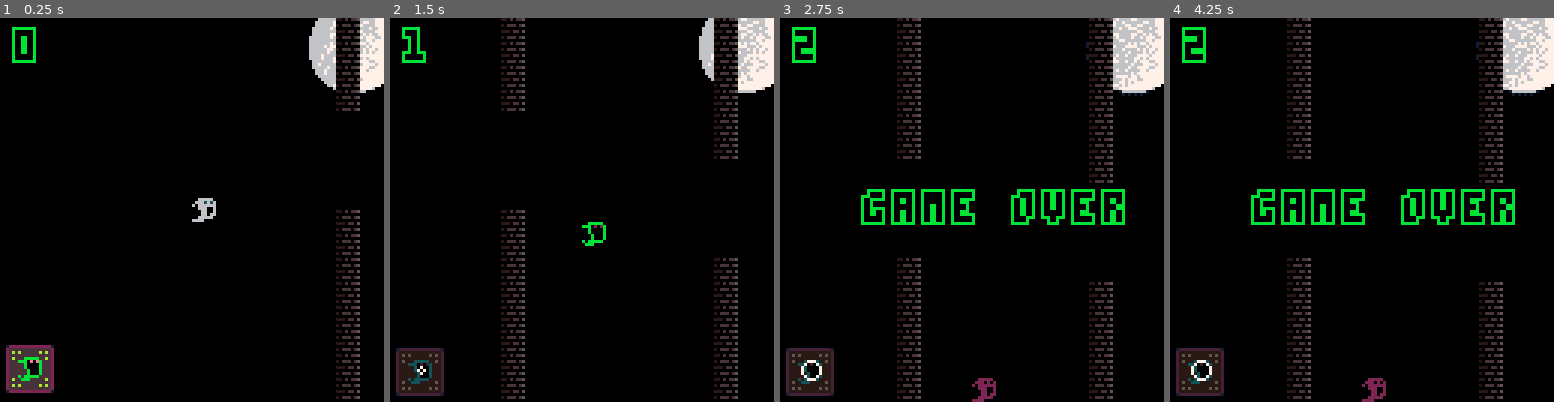
Above: before the commit, frames 1-4 (left to right).
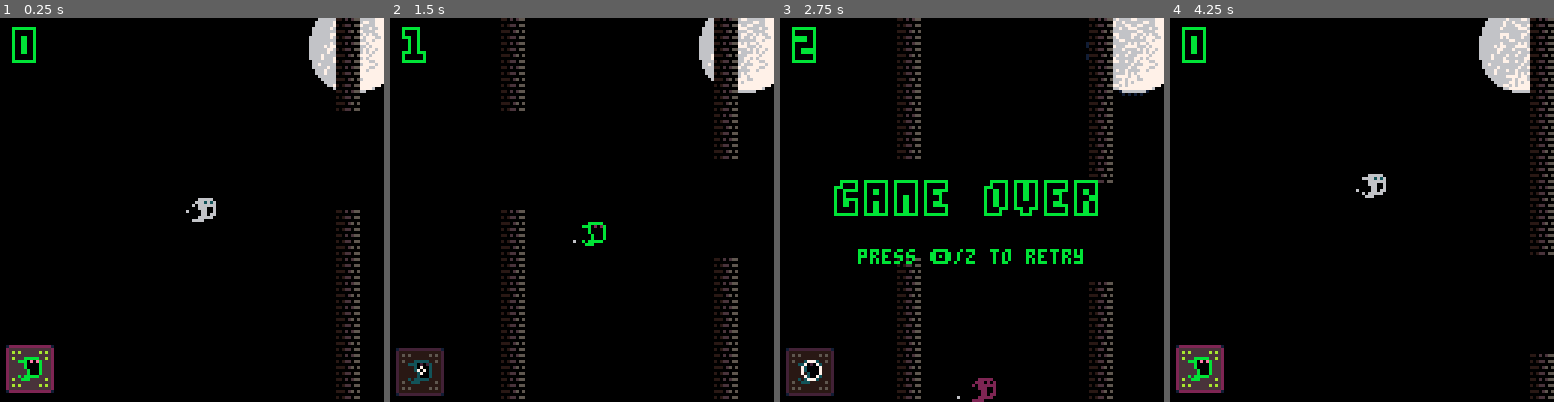
Above: after the commit, the same moments.

Repository: wordsamoment/pico-8
Game: PICO-8 cartridge carts/wordsamoment/flappy-ghost/flappy-ghost.p8
The game is run twice, just before and just after one commit, with the same random seed, the same clock (stepped at 60 frames per second) and the same inputs.
Inputs:
- Up to frame 1 (0.25 s): no input
- Up to frame 2 (1.5 s): tap X (X key) at 0.33, 1.07 s; tap O (Z key) at 0.7 s
- Up to frame 3 (2.75 s): hold Right 1.6-2.1 s; tap O (Z key) at 1.7, 2.1, 2.5 s; tap X (X key) at 1.85 s; hold Up 2.15-2.42 s; hold Right from 2.47 s (still down)
- Up to frame 4 (4.25 s): tap O (Z key) every 0.4 s from 2.9 to 4.1 s; tap X (X key) at 2.97, 4.08 s; release Right at 3.03 s; hold Left 3.08-3.58 s; hold Down 3.63-3.97 s; hold Right from 4.02 s (still down)

The runs differ from the first frame. In frame 1, 0.5% of the frame differs, in the area x 48-97%, y 0-100%; in frame 2, 0.9%; in frame 3, 5.8%; in frame 4, 11%, in the area x 1-100%, y 0-100%.

Commit message:
Further file and function organization. Added modes.

Diff:
--- a/carts/wordsamoment/flappy-ghost/environment/world.lua
+++ b/carts/wordsamoment/flappy-ghost/environment/world.lua
@@ -1,22 +1,11 @@
-function createWorld()
-	WORLD = {
-		edge_left = 0,
-		edge_right = 127,
-		ceiling = 0,
-		floor = 127
-	}
-
-	MOON = {
-		outer_shadow = { center_x = 117, center_y = 10, radius = 16, start_radius = 16, end_radius = 22, duration = 8, elapsed_time = 0 },
-		inner_shadow = { center_x = 117, center_y = 10, radius = 15, start_radius = 18, end_radius = 20, duration = 9, elapsed_time = 0 },
-		crater = { duration = 2 }
-	}
+---- CALCULATIONS -----------------------
+function moonCreate()
 	TIMER.moon_inner_shadow = MOON.inner_shadow.duration
 	TIMER.moon_outer_shadow = MOON.outer_shadow.duration
 	TIMER.moon_crater = MOON.crater.duration
 end
 
-function updateShadowMoon()
+function shadowMoonUpdate()
 	-- Outer shadow
 	MOON.outer_shadow.elapsed_time = TIMER.moon_outer_shadow / (MOON.outer_shadow.duration / 3) % 3
 	if flr(MOON.outer_shadow.elapsed_time) < 1 then
@@ -36,22 +25,23 @@
 	end
 end
 
-function updateCraterMoon()
+function craterMoonUpdate()
 	if TIMER.moon_crater == 0 then
 		local craterX = flr(rnd(18) + 6)
 		local craterY = flr(rnd(20) + 39)
 		-- f(x) = 13 - x // f(7) = 13 - 7 = 6 (Grey) //  f(6) = 13 - 6 = 7 (White) in current color selection. (utilities.lua COLORS)
 		sset(craterX, craterY, 13 - sget(craterX, craterY))
+
 		TIMER.moon_crater = MOON.crater.duration
 	end
 end
 
-function updateEnvironment()
-	updateShadowMoon()
-	updateCraterMoon()
+function environmentUpdate()
+	shadowMoonUpdate()
+	craterMoonUpdate()
 end
-
-function drawMoon()
+---- DRAWING -----------------------
+function moonDraw()
 	if TIMER.moon_inner_shadow == 0 then
 		TIMER.moon_inner_shadow = MOON.inner_shadow.duration
 	end
@@ -75,6 +65,6 @@
 	-- rect(109, 1, 126, 21, COLORS.green)
 end
 
-function drawMainScene()
-	drawMoon()
+function mainSceneDraw()
+	moonDraw()
 end
--- a/carts/wordsamoment/flappy-ghost/flappy-ghost.p8
+++ b/carts/wordsamoment/flappy-ghost/flappy-ghost.p8
@@ -3,13 +3,15 @@
 __lua__
 --flappy ghost
 --by wordsamoment
+#include setup/game.lua
+#include setup/mode.lua
 #include setup/utilities.lua
-#include setup/game.lua
-#include ui/ui.lua
+#include ui/main_menu.lua
 #include score/score.lua
 #include environment/world.lua
 #include ghost/ghost.lua
 #include ghost/particles.lua
+#include ghost/skill.lua
 #include wall/wall.lua
 
 function isGameOver()
@@ -60,50 +62,29 @@
 	fillp()
 end
 
-function gameOverDraw()
-	if GAME.over then
-		PRINT:inCenter("game over", 64, COLORS.green)
-	end
-end
-
 -- GAME START -----------------------
 function _init()
 	-- SETUP
-
-	createGame()
-	createScore()
-	createWorld()
-	createGhost()
-
 	poke(0x5f5c, 255)
 	-- Make btnp not repeat
-	createWall()
+	gameInit()
 end
 
 function _update60()
-	if not GAME.over then
-		calculateDeltaTime()
-		calculateTimers()
-		updateEnvironment()
-		spawnGhostParticles()
-		moveGhostParticles()
-		ghostCalculateBehavior()
-		ghostCalculateAnimation()
-		wallCalculateBehavior()
-		scorePoint()
-		GAME.over = isGameOver()
-	end
+	calculateDeltaTime()
+	if MODE.gameplay then gameplayModeUpd() end
+	if MODE.game_over then gameOverModeUpd() end
 end
 
 function _draw()
 	cls(COLORS.black)
-	drawMainScene()
-	wallDraw()
-	ghostDraw()
-	drawScore()
-	drawSkillIcon()
-	gameOverDraw()
-
+	-- if MODE.main_menu then mainMenuModeDrw() end
+	if MODE.gameplay then gameplayModeDrw() end
+	if MODE.game_over then gameOverModeDrw() end
+
+	-- PRINT:log(MODE.main_menu)
+	-- PRINT:log(MODE.gameplay)
+	-- PRINT:log(MODE.game_over)
 	-- windowFrameDraw()
 	-- ghostDrawHitBox()
 end
@@ -117,14 +98,14 @@
 0006606600066066000666660006666600030003000b000b00030003000b000b00022022000220228cccaaa0808accc82444bbb0e0eb44420000000000000000
 0066666060666660006666606066666000333330b0bbbbb000333330b0bbbbb000222220002222208ccccca0000accc8244444b0000b44420000000000000000
 66660000066600006666000006660000333300000bbb0000333300000bbb000022220000222200008ccccca0000accc8244444b0000b44420000000000000000
-44444444cc04044500000000000000000000000000000000000000000000000000000000000000008cccccca000accc82444444b000b44420000000000000000
-000000000000000000000000000000000000000000000000000000000000000000000000000000008cccccca000accc82444444b000b44420000000000000000
-40444044c044404500000000000000000000000000000000000000000000000000000000000000008cccacaaaaacccc82444b4bbbbb444420000000000000000
-000000000000000000000000000000000000000000000000000000000000000000000000000000008c5ccaaaccccc5c824d44bbb44444d420000000000000000
-44404404ccc0440500000000000000000000000000000000000000000000000000000000000000008cccccccccccccc824444444444444420000000000000000
-000000000000000000000000000000000000000000000000000000000000000000000000000000008c5c5cccccc5c5c824d4d444444d4d420000000000000000
-40444044c044404500000000000000000000000000000000000000000000000000000000000000008cccccccccccccc824444444444444420000000000000000
-00000000000000000000000000000000000000000000000000000000000000000000000000000000f88888888888888ff22222222222222f0000000000000000
+44444444cc04045500000000000000000000000000000000000000000000000000222220000000008cccccca000accc82444444b000b44420000000000000000
+000000000000000000000000000000000000000000000000000000000000000002208082000000008cccccca000accc82444444b000b44420000000000000000
+40444044c0c4405500000000000000000000000000000000000000000000000020200002000000008cccacaaaaacccc82444b4bbbbb444420000000000000000
+000000000000000000000000000000000000000000000000000000000000000000200002000000008c5ccaaaccccc5c824d44bbb44444d420000000000000000
+44404404ccc0450500000000000000000000000000000000000000000000000000020002000000008cccccccccccccc824444444444444420000000000000000
+000000000000000000000000000000000000000000000000000000000000000000020002000000008c5c5cccccc5c5c824d4d444444d4d420000000000000000
+40444044c0c4405500000000000000000000000000000000000000000000000000222220000000008cccccccccccccc824444444444444420000000000000000
+00000000000000000000000000000000000000000000000000000000000000002222000000000000f88888888888888ff22222222222222f0000000000000000
 00000000000000000000000000000000000000000000000000000000000000000000000000000000000000000000000000000000000000000000000000000000
 00000000000000000000000000000000000000000000000000000000000000000000000000000000000000000000000000000000000000000000000000000000
 00000000000000000000000000000000000000000000000000000000000000000000000000000000000000000000000000000000000000000000000000000000
--- a/carts/wordsamoment/flappy-ghost/ghost/ghost.lua
+++ b/carts/wordsamoment/flappy-ghost/ghost/ghost.lua
@@ -1,21 +1,4 @@
----- INIT -----------------------
-function createGhost()
-	GHOST = {
-		x = 64,
-		y = 50,
-		size = 8,
-		vertical_speed = 0,
-		jump_speed = GAME.speed * 90,
-		current_sprite = 0,
-		next_sprite_set_step = 2,
-		sprite_choice = 0,
-		jumping = false,
-		invisible = false
-	}
-end
-
 ---- CALCULATIONS -----------------------
-
 -- https://nerdyteachers.com/PICO-8/Collision/101
 function ghostWorldBoundaryCollision()
 	-- middle number between ceiling, ghost's y and floor (minus the ghost's srite height )
@@ -63,25 +46,6 @@
 	end
 end
 
-function ghostInvisibleSkill()
-	if TIMER.ghost_invisible_cooldown == 0 then
-		if btnp(4) then
-			sfx(2)
-			TIMER.ghost_invisible = 2
-			GHOST.invisible = true
-			TIMER.ghost_invisible_cooldown = 5
-		end
-	end
-end
-
-function ghostCalculateBehavior()
-	ghostJump()
-	ghostInvisibleSkill()
-	ghostFalling()
-	ghostWorldBoundaryCollision()
-end
-
----- DRAWING -----------------------
 -- Doesn't draw, calculates sprite to be drawn by ghostDraw()
 function ghostCalculateAnimation()
 	-- Ghost Spritesheet reference:
@@ -122,17 +86,24 @@
 	-- Summing sprite_choice (0 or 1) and sprite_offset(2,4,6)
 	-- The duration of each sprite before flipping is "TIMER.time_between_sprites" long
 	GHOST.current_sprite = GHOST.sprite_choice + sprite_offset
+	-- COnsider using sset for the eyes, not multiple sprites.
 end
 
+function ghostCalculateBehavior()
+	ghostJump()
+	ghostInvisibleSkillUpdate()
+	ghostFalling()
+	ghostWorldBoundaryCollision()
+end
+
+---- DRAWING -----------------------
 function ghostDeath()
 	sfx(1)
 	GHOST.current_sprite = 8
 end
 
 function ghostDraw()
-	-- if not GAME.over then
-	drawGhostParticles()
-	-- end
+	ghostParticlesDraw()
 	spr(GHOST.current_sprite, flr(GHOST.x + 0.5), flr(GHOST.y + 0.5))
 end
 
--- a/carts/wordsamoment/flappy-ghost/ghost/particles.lua
+++ b/carts/wordsamoment/flappy-ghost/ghost/particles.lua
@@ -1,14 +1,13 @@
 ---- GHOST PARTICLE CALCULATIONS -----------------------
-TIMER.ghost_particle_spawn_time = 0.75
 
-function spawnGhostParticles()
+function ghostParticlesSpawn()
 	if TIMER.ghost_particle_spawn_time == 0 then
 		add(GHOST_PARTICLES, { x = GHOST.x + 1 - rnd(2), y = GHOST.y + 6 + rnd(2), speed = 0.1, life = 40 })
 		TIMER.ghost_particle_spawn_time = 1
 	end
 end
 
-function moveGhostParticles()
+function ghostParticlesMove()
 	for particle in all(GHOST_PARTICLES) do
 		particle.x -= particle.speed
 		particle.y = GHOST.y + 6 + flr(((time() / 0.5) % 2))
@@ -22,7 +21,8 @@
 	end
 end
 
-function drawGhostParticles()
+---- DRAWING -----------------------
+function ghostParticlesDraw()
 	for particle in all(GHOST_PARTICLES) do
 		pset(particle.x, particle.y, COLORS.grey)
 	end
--- /dev/null
+++ b/carts/wordsamoment/flappy-ghost/ghost/skill.lua
@@ -0,0 +1,33 @@
+---- CALCULATIONS -----------------------
+function ghostInvisibleSkillUpdate()
+	if TIMER.ghost_invisible_cooldown == 0 then
+		if btnp(4) then
+			sfx(2)
+			TIMER.ghost_invisible = 2
+			GHOST.invisible = true
+			TIMER.ghost_invisible_cooldown = 5
+		end
+	end
+end
+
+---- DRAWING -----------------------
+function ghostInvisibleSkillIconDraw()
+	if TIMER.skill_icon_animation == 0 then
+		TIMER.skill_icon_animation = 1
+		GHOST_SKILL.icon_y_offset = 1 - GHOST_SKILL.icon_y_offset
+	end
+
+	elapsedTime = (TIMER.ghost_invisible_cooldown / 5) % 2
+	GHOST_SKILL.circle_cooldown.radius = 8 + (0 - 8) * elapsedTime
+
+	palt(COLORS.dark_blue, true)
+	palt(COLORS.black, false)
+	if TIMER.ghost_invisible_cooldown == 0 then
+		spr(12, 2, 110 - GHOST_SKILL.icon_y_offset, 2, 2)
+	else
+		spr(10, 2, 110, 2, 2)
+		circ(GHOST_SKILL.circle_cooldown.center_x, GHOST_SKILL.circle_cooldown.center_y, GHOST_SKILL.circle_cooldown.radius, GHOST_SKILL.circle_cooldown.color)
+	end
+	palt(COLORS.dark_blue, false)
+	palt(COLORS.black, true)
+end
--- a/carts/wordsamoment/flappy-ghost/score/score.lua
+++ b/carts/wordsamoment/flappy-ghost/score/score.lua
@@ -1,8 +1,4 @@
-function createScore()
-	SCORE = { count = 0 }
-end
-
-function scorePoint()
+function scoreIncrease()
 	for wall in all(WALLS) do
 		if GHOST.x == wall.x + wall.width then
 			SCORE.count += 1
@@ -10,3 +6,7 @@
 		end
 	end
 end
+
+function scoreDraw()
+	PRINT:score(SCORE.count, 10, COLORS.green)
+end
--- a/carts/wordsamoment/flappy-ghost/setup/game.lua
+++ b/carts/wordsamoment/flappy-ghost/setup/game.lua
@@ -1,4 +1,11 @@
-function createGame()
+function globalVariablesCreate()
+	MODE = {
+		main_menu = false,
+		gameplay = false,
+		game_over = false
+	}
+
+	MAIN_MENU = { options = {} }
 	GAME = {
 		speed = 1,
 		wall_gap = 32,
@@ -6,6 +13,48 @@
 		over = false,
 		sprite_size = 7
 	}
+
+	WORLD = {
+		edge_left = 0,
+		edge_right = 127,
+		ceiling = 0,
+		floor = 127
+	}
+
+	MOON = {
+		outer_shadow = { center_x = 117, center_y = 10, radius = 16, start_radius = 16, end_radius = 22, duration = 8, elapsed_time = 0 },
+		inner_shadow = { center_x = 117, center_y = 10, radius = 15, start_radius = 18, end_radius = 20, duration = 9, elapsed_time = 0 },
+		crater = { duration = 2 }
+	}
+
 	WALLS = {}
+
+	GHOST = {
+		x = 64,
+		y = 50,
+		size = 8,
+		vertical_speed = 0,
+		jump_speed = GAME.speed * 90,
+		current_sprite = 0,
+		next_sprite_set_step = 2,
+		sprite_choice = 0,
+		jumping = false,
+		invisible = false
+	}
+
 	GHOST_PARTICLES = {}
+
+	GHOST_SKILL = { icon_y_offset = 0, circle_cooldown = { center_x = 10, center_y = 117, radius = 8, color = COLORS.white, points = {} } }
+
+	SCORE = { count = 0 }
+
+	for name, time in pairs(TIMER) do
+		TIMER[name] = 0
+	end
 end
+
+function gameInit()
+	globalVariablesCreate()
+	setActiveMode("gameplay")
+	generateWall()
+end
--- /dev/null
+++ b/carts/wordsamoment/flappy-ghost/setup/mode.lua
@@ -0,0 +1,53 @@
+function setActiveMode(mode)
+	for mode in pairs(MODE) do
+		MODE[mode] = false
+	end
+	MODE[mode] = true
+end
+
+-- Main Menu mode
+function mainMenuModeUpd()
+end
+
+function mainMenuModeDrw()
+	mainMenuDraw()
+end
+
+-- Gameplay mode
+function gameplayModeUpd()
+	calculateTimers()
+	environmentUpdate()
+	ghostParticlesSpawn()
+	ghostParticlesMove()
+	ghostCalculateBehavior()
+	ghostCalculateAnimation()
+	wallCalculateBehavior()
+	scoreIncrease()
+	if isGameOver() then setActiveMode("game_over") end
+end
+
+function gameplayModeDrw()
+	mainSceneDraw()
+	wallDraw()
+	ghostDraw()
+	scoreDraw()
+	ghostInvisibleSkillIconDraw()
+	-- print(MODE.gameplay, 0, 50, COLORS.green)
+end
+
+-- Gameover mode
+function gameOverModeUpd()
+	if btnp(4) then
+		gameInit()
+	end
+end
+
+function gameOverModeDrw()
+	mainSceneDraw()
+	wallDraw()
+	ghostDraw()
+	scoreDraw()
+	ghostInvisibleSkillIconDraw()
+	PRINT:inCenter("game over", 60, "big")
+	PRINT:inCenter("press 🅾️/z to retry", 80)
+end
--- a/carts/wordsamoment/flappy-ghost/setup/utilities.lua
+++ b/carts/wordsamoment/flappy-ghost/setup/utilities.lua
@@ -10,6 +10,7 @@
 COLORS = { black = 0, jade = 1, dark_purple = 2, dark_green = 3, eggplant = 4, dirt_brown = 5, grey = 6, white = 7, plum = 8, mauve = 9, forest = 10, green = 11, onyx = 12, lime = 13, pink = 14, midnight = 15 }
 
 DELTATIME = nil -- global delta time
+-- maybe have dedicated TIMER tables later.
 TIMER = setmetatable({}, { __index = function() return 0 end }) -- Clever countdown timer helper - https://lynn.github.io/blog/pico-timers/
 
 ---- SETUP CALCULATIONS -----------------------
@@ -30,12 +31,20 @@
 
 -- UTILITIES -----------------------
 PRINT = {
-	inCenter = function(self, text, height)
-		local text_style = "\f0\^w\^t\^x5\^obff"
-		local glyph_width = 8
-		local glyph_height = 12
-		print(text_style .. text, 64 - ((#text * glyph_width) / 2), height - (glyph_height / 2), color)
-		-- one normal letter = 4 px len
+	inCenter = function(self, text, y, style)
+		local styles = {
+			normal = { code = "\fb", h = 5 },
+			big = { code = "\f0\^w\^t\^x5\^obff", h = 10 }
+		}
+
+		local s = styles[style] or styles.normal
+		local str = s.code .. text
+
+		-- measure off-screen; print returns the x after the last glyph
+		local w = print(str, 0, -500) - 1
+		-- -1 drops the trailing gap
+
+		print(str, 64 - w / 2, y - s.h / 2)
 	end,
 
 	score = function(self, text, height)
--- /dev/null
+++ b/carts/wordsamoment/flappy-ghost/ui/main_menu.lua
@@ -0,0 +1,2 @@
+function mainMenuDraw()
+end
--- a/carts/wordsamoment/flappy-ghost/ui/ui.lua
+++ /dev/null
@@ -1,29 +0,0 @@
-MENU = { options = {} }
-
-function drawScore()
-	PRINT:score(SCORE.count, 10, COLORS.green)
-end
-
-local skill_icon_y_offset = 0
-local skill_circle_cooldown = { center_x = 10, center_y = 117, radius = 8, color = COLORS.white, points = {} }
-
-function drawSkillIcon()
-	if TIMER.skill_icon_animation == 0 then
-		TIMER.skill_icon_animation = 1
-		skill_icon_y_offset = 1 - skill_icon_y_offset
-	end
-
-	elapsedTime = (TIMER.ghost_invisible_cooldown / 5) % 2
-	skill_circle_cooldown.radius = 8 + (0 - 8) * elapsedTime
-
-	palt(COLORS.dark_blue, true)
-	palt(COLORS.black, false)
-	if TIMER.ghost_invisible_cooldown == 0 then
-		spr(12, 2, 110 - skill_icon_y_offset, 2, 2)
-	else
-		spr(10, 2, 110, 2, 2)
-		circ(skill_circle_cooldown.center_x, skill_circle_cooldown.center_y, skill_circle_cooldown.radius, skill_circle_cooldown.color)
-	end
-	palt(COLORS.dark_blue, false)
-	palt(COLORS.black, true)
-end
--- a/carts/wordsamoment/flappy-ghost/wall/wall.lua
+++ b/carts/wordsamoment/flappy-ghost/wall/wall.lua
@@ -1,6 +1,6 @@
 ---- INIT -----------------------
 
-function createWall()
+function generateWall()
 	if #WALLS < GAME.max_walls then
 		local gap_position = (flr(rnd(11)) * 8) + 8
 		local bricks = { 0, 8, 16, 24, 32, 40, 48, 56, 64, 72, 80, 88, 96, 104, 112, 120, 128 }
@@ -30,10 +30,10 @@
 function respawnWall()
 	if WALLS[1].x + WALLS[1].width <= 0 then
 		del(WALLS, WALLS[1])
-		createWall()
+		generateWall()
 	end
 	if WALLS[1].x + WALLS[1].width <= 64 then
-		createWall()
+		generateWall()
 	end
 end
 
